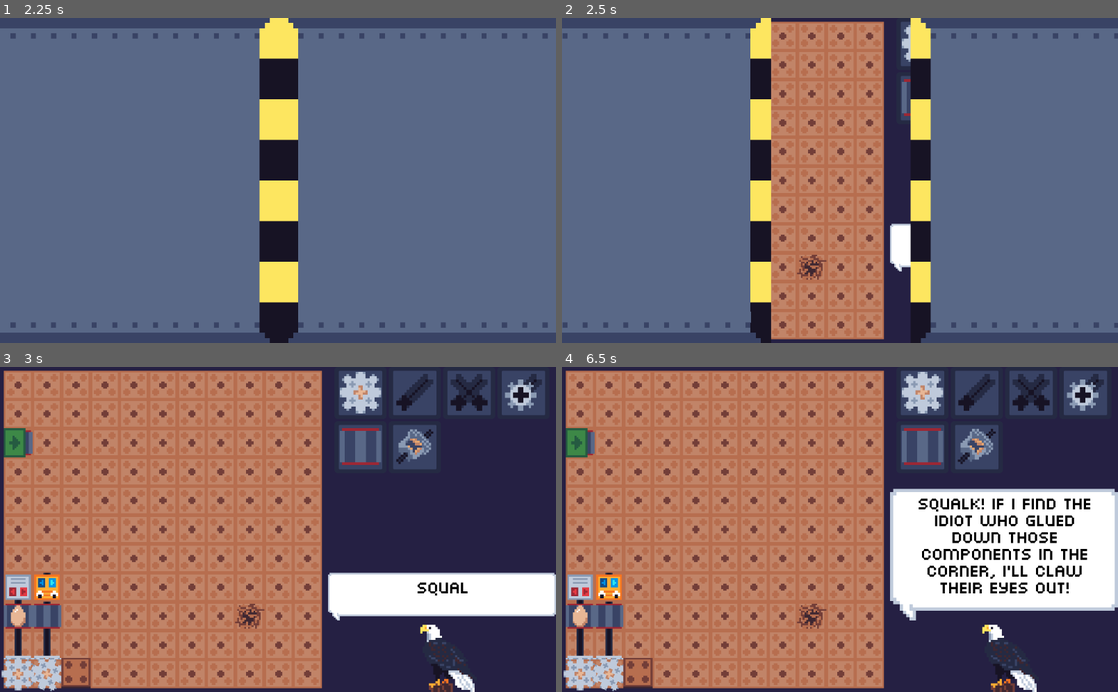
Above: before the commit, frames 1-4 (two rows, left to right).
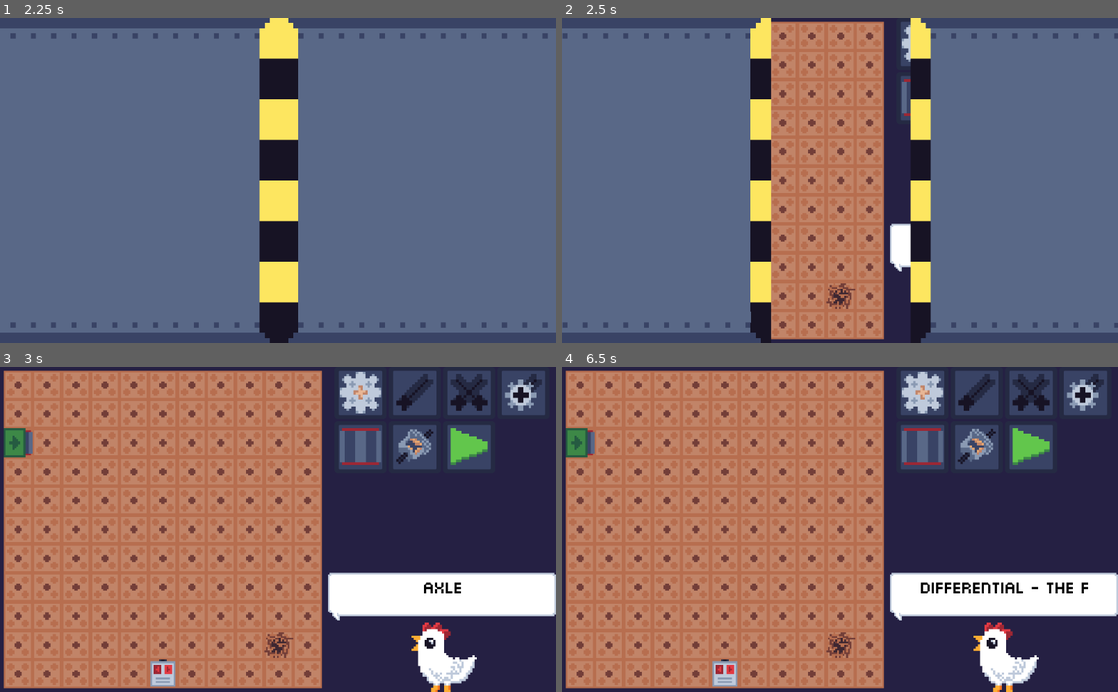
Above: after the commit, the same moments.

Repository: NoNotCar/SGJW-NestMaking
Game: Godot game, scene res://gui/title/Title.tscn
Same seed, same stepped clock (60 frames per second), same inputs: the game is played once before the commit and once after it.
Inputs (mouse positions are in pixels of both pictures, inside the frame that each line leads up to):
- Up to frame 1 (2.25 s): click "START" at 0.5 s; click "START" at 1.25 s; click (361, 44) at 2 s
- Up to frame 2 (2.5 s): no input
- Up to frame 3 (3 s): click (417, 393) at 2.75 s
- Up to frame 4 (6.5 s): click (1029, 393) at 3.5 s; click (1084, 393) at 4.25 s; click (923, 448) at 5 s; click (979, 448) at 5.75 s

Frame 1 is identical in both runs. In frame 2, 0.5% of the frame differs, in the area x 42-53%, y 72-90%; in frame 3, 6.5%; in frame 4, 19%, in the area x 0-100%, y 17-100%.

Commit message:
start button

Diff:
--- a/Editor.gd
+++ b/Editor.gd
@@ -6,6 +6,7 @@
 # var b = "text"
 var done:=false
 var level
+const selclass = preload("res://gui/selectbox/SelectBox.gd")
 # Called when the node enters the scene tree for the first time.
 func _ready():
 	level = load("res://level/Level%s.tscn" % registry.level).instance()
@@ -14,7 +15,8 @@
 	level.connect("complete",self,"on_done")
 	BlastDoors.connect("opened",self,"on_open")
 	for selector in $SideBar/CenterContainer/GridContainer.get_children():
-		selector.connect("show_info",$SideBar/VBoxContainer/Chatbox,"add_text")
+		if selector is selclass:
+			selector.connect("show_info",$SideBar/VBoxContainer/Chatbox,"add_text")
 func on_open():
 	$SideBar/VBoxContainer/Chatbox.add_text(level.goal_text)
 
--- a/Editor.tscn
+++ b/Editor.tscn
@@ -11,6 +11,7 @@
 [ext_resource path="res://Editor.gd" type="Script" id=9]
 [ext_resource path="res://gui/Chatbox.gd" type="Script" id=10]
 [ext_resource path="res://components/crossaxle/icon.png" type="Texture" id=11]
+[ext_resource path="res://gui/startstop/StartStop.tscn" type="PackedScene" id=12]
 
 [sub_resource type="StyleBoxTexture" id=1]
 texture = ExtResource( 6 )
@@ -100,6 +101,12 @@
 spawn = "differential"
 info = "Differential - The front axle spins at the average rate of the two side axles"
 
+[node name="StartStop" parent="SideBar/CenterContainer/GridContainer" instance=ExtResource( 12 )]
+margin_left = 200.0
+margin_top = 100.0
+margin_right = 296.0
+margin_bottom = 196.0
+
 [node name="VBoxContainer" type="VBoxContainer" parent="SideBar"]
 margin_top = 200.0
 margin_right = 420.0
--- /dev/null
+++ b/gui/startstop/StartStop.gd
@@ -0,0 +1,21 @@
+extends Button
+
+
+const start = preload("res://gui/startstop/start.png")
+const stop = preload("res://gui/startstop/stop.png")
+var running=false
+
+# Called when the node enters the scene tree for the first time.
+func _input(event):
+	if event.is_action_pressed("run"):
+		print("you say run")
+		running=not running
+		if running:
+			icon=stop
+		else:
+			icon=start
+func _on_pressed():
+	var a = InputEventAction.new()
+	a.action = "run"
+	a.pressed = true
+	Input.parse_input_event(a)
--- /dev/null
+++ b/gui/startstop/StartStop.tscn
@@ -0,0 +1,24 @@
+[gd_scene load_steps=6 format=2]
+
+[ext_resource path="res://gui/startstop/StartStop.gd" type="Script" id=1]
+[ext_resource path="res://gui/button/button.tres" type="StyleBox" id=2]
+[ext_resource path="res://gui/button/buttondark.tres" type="StyleBox" id=3]
+[ext_resource path="res://gui/button/buttonlight.tres" type="StyleBox" id=4]
+[ext_resource path="res://gui/startstop/start.png" type="Texture" id=5]
+
+[node name="StartStop" type="Button"]
+margin_right = 64.0
+margin_bottom = 64.0
+rect_min_size = Vector2( 96, 96 )
+custom_styles/hover = ExtResource( 4 )
+custom_styles/pressed = ExtResource( 3 )
+custom_styles/focus = ExtResource( 2 )
+custom_styles/disabled = ExtResource( 3 )
+custom_styles/normal = ExtResource( 2 )
+icon = ExtResource( 5 )
+expand_icon = true
+script = ExtResource( 1 )
+__meta__ = {
+"_edit_use_anchors_": false
+}
+[connection signal="pressed" from="." to="." method="_on_pressed"]
--- a/registry.gd
+++ b/registry.gd
@@ -9,7 +9,7 @@
 var time=0
 var placing = "gear"
 var errored:=false
-var level = 5
+var level = 1
 const MAX_LEVEL = 5
 const jam_error = preload("res://gui/alerts/JamError.tscn")
 const TILESIZE = Vector2(16,16)
Not shown: 1 places in Editor.tscn that only renumber resources
Binary file added: gui/startstop/start.aseprite
Binary file added: gui/startstop/start.png
Not shown, added: gui/startstop/start.png.import
Binary file added: gui/startstop/stop.aseprite
Binary file added: gui/startstop/stop.png
Not shown, added: gui/startstop/stop.png.import
